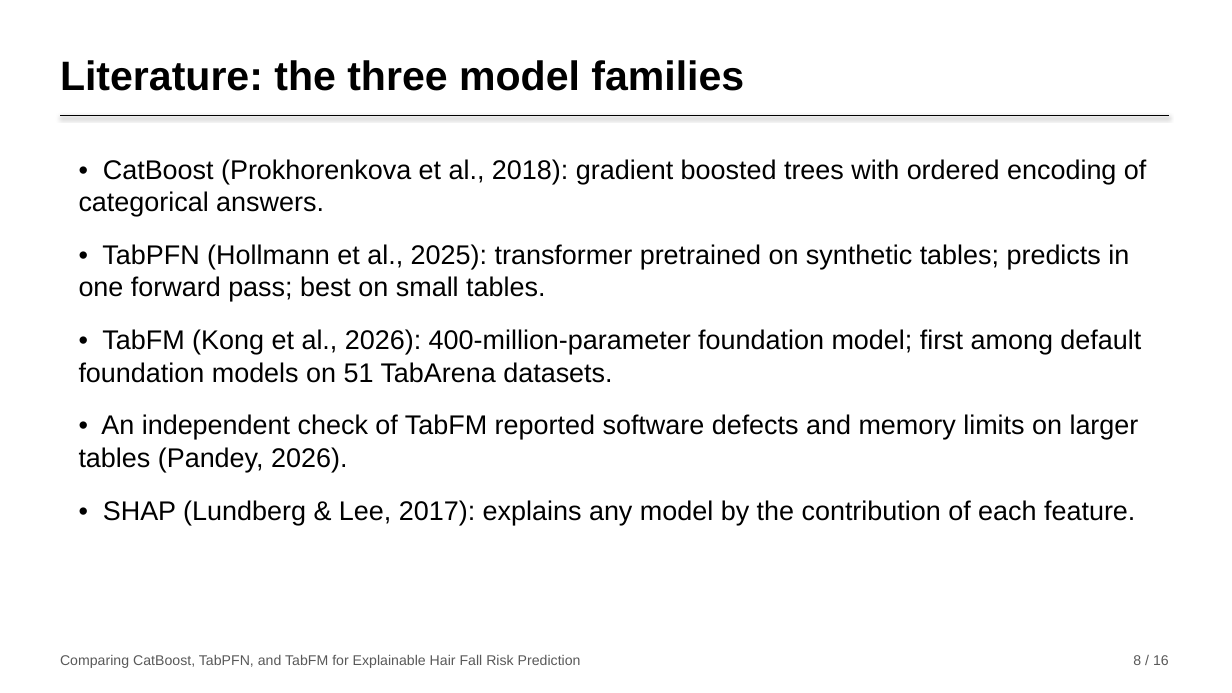
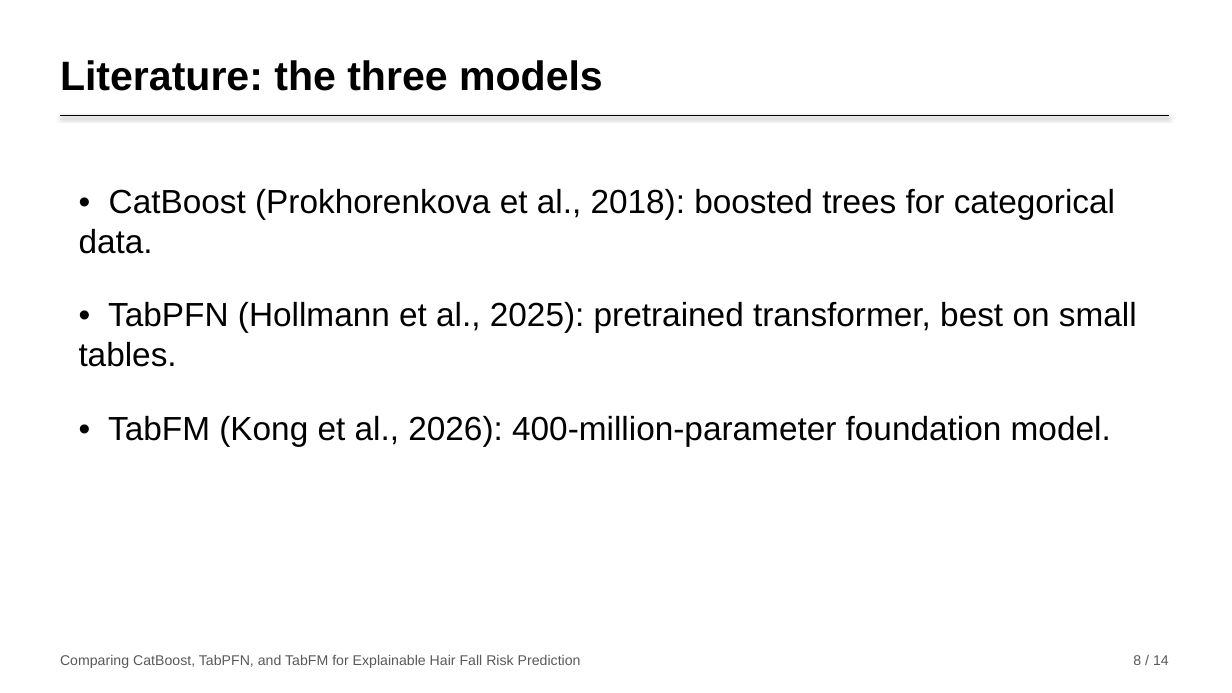
Before and after one commit to nirajanS1211/Hairfall-Thesis, a slide deck: slide 8 of Thesis_Final/Presentation/Hairfall_Presentation.pptx. Drawn at 1232x693 pixels with LibreOffice and Linux fonts; fonts in the diff are those of the drawing. Boxes give left, top, right and bottom in pixels: in the first picture for what was removed or moved away, otherwise in the second. Text is boxed around its words. In the diff, an @@ line names an element or a change of style, - is before the commit and + after.

```diff
--- a/Thesis_Final/Presentation/Hairfall_Presentation.pptx
+++ b/Thesis_Final/Presentation/Hairfall_Presentation.pptx
@@ text at bbox=[60, 60, 603, 91]: text changed @@
-Literature: the three model families
+Literature: the three models
@@ text at bbox=[79, 188, 1137, 446]: text changed; size 21 to 26 pt @@
-• CatBoost (Prokhorenkova et al., 2018): gradient boosted trees with ordered encoding of categorical answers.
-• TabPFN (Hollmann et al., 2025): transformer pretrained on synthetic tables; predicts in one forward pass; best on small tables.
-• TabFM (Kong et al., 2026): 400-million-parameter foundation model; first among default foundation models on 51 TabArena datasets.
-• An independent check of TabFM reported software defects and memory limits on larger tables (Pandey, 2026).
-• SHAP (Lundberg & Lee, 2017): explains any model by the contribution of each feature.
+• CatBoost (Prokhorenkova et al., 2018): boosted trees for categorical data.
+• TabPFN (Hollmann et al., 2025): pretrained transformer, best on small tables.
+• TabFM (Kong et al., 2026): 400-million-parameter foundation model.
@@ text at bbox=[1133, 655, 1169, 665]: text changed @@
-8 / 16
+8 / 14
```
Also in this commit, not shown: 12 other slides changed, 2 slides removed, 2 other files.
